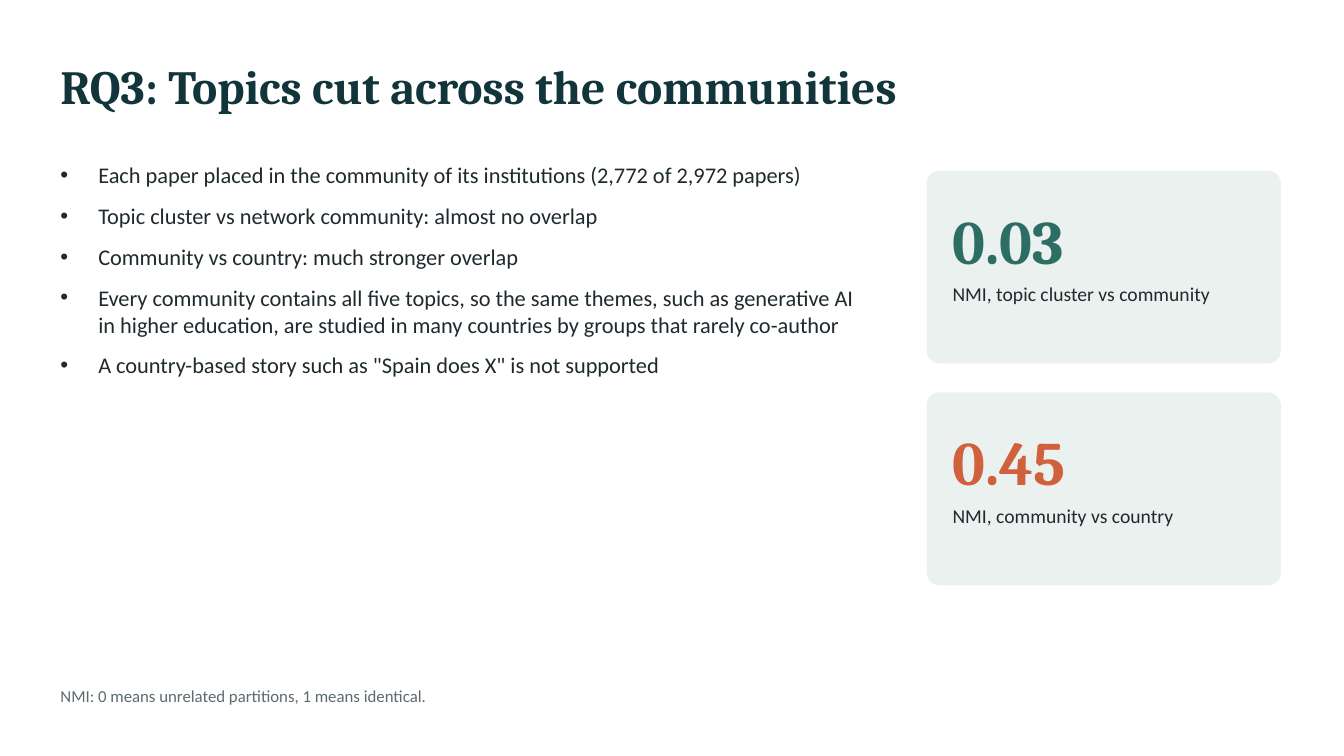
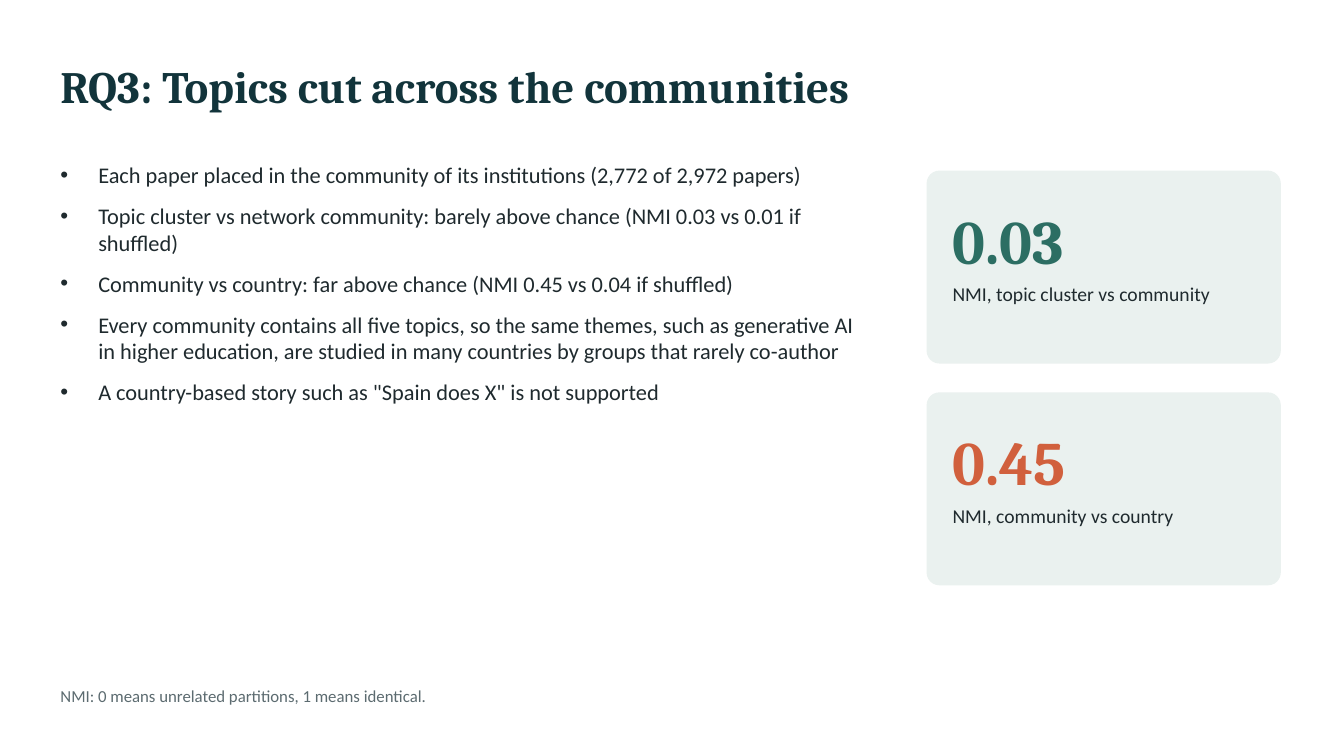
Before and after one commit to Manchidi-MJ/Data-Analytics--project-D, a slide deck: slide 11 of project-d/ProjectD_final_slides.pptx. Drawn at 1344x756 pixels with LibreOffice and Linux fonts; fonts in the diff are those of the drawing. Boxes give left, top, right and bottom in pixels: in the first picture for what was removed or moved away, otherwise in the second. Text is boxed around its words. In the diff, an @@ line names an element or a change of style, - is before the commit and + after.

```diff
--- a/project-d/ProjectD_final_slides.pptx
+++ b/project-d/ProjectD_final_slides.pptx
@@ text "RQ3: Topics cut across the ..." at box(60, 72, 849, 113): size 34 to 32 pt @@
@@ text at box(98, 208, 801, 296): text changed @@
-• Topic cluster vs network community: almost no overlap
-• Community vs country: much stronger overlap
+• Topic cluster vs network community: barely above chance (NMI 0.03 vs 0.01 if shuffled)
+• Community vs country: far above chance (NMI 0.45 vs 0.04 if shuffled)
```
Also in this commit, not shown: 4 other slides changed, 11 other files.
